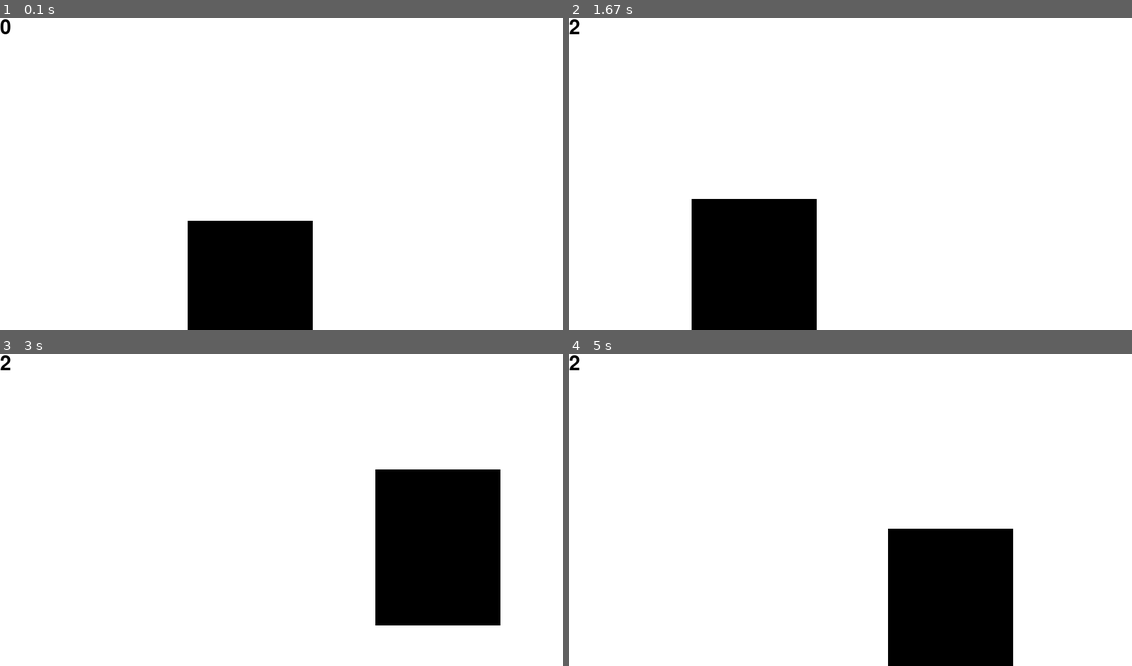
Above: before the commit, frames 1-4 (two rows, left to right).
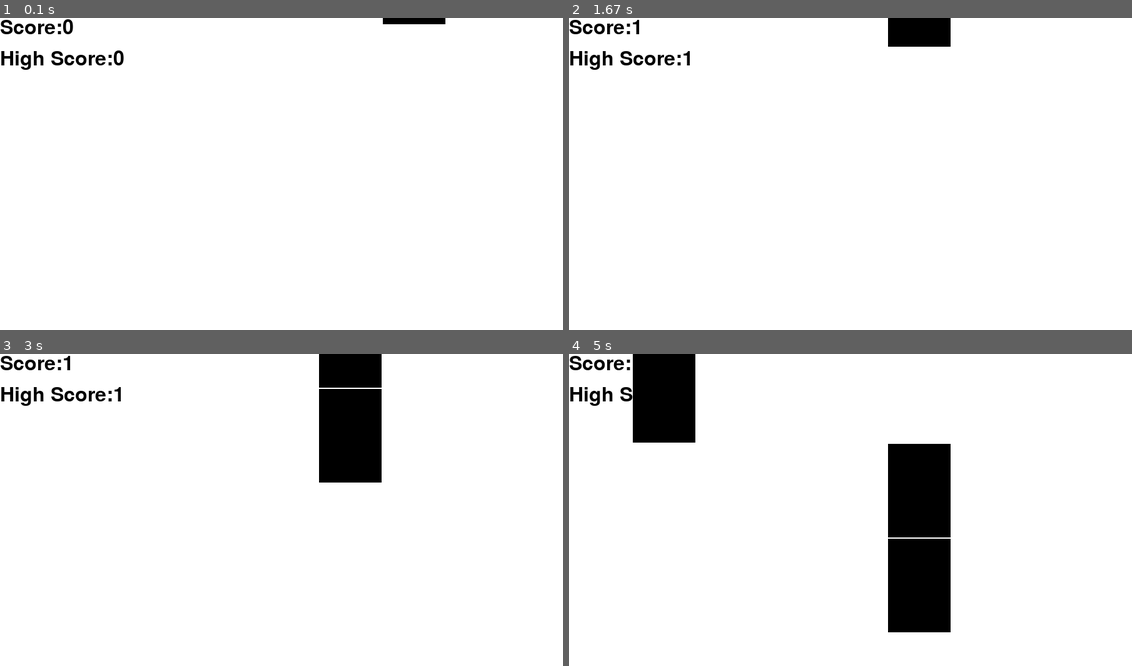
Above: after the commit, the same moments.

Repository: HarleyReimels/Py-Game-Auto-Clicker
Game: pygame game, started from main.py
Two runs of this game, one before a commit and one after it. Both use one fixed random seed, a clock stepped at 60 frames per second and the inputs below.
Inputs (mouse positions are in pixels of both pictures, inside the frame that each line leads up to):
- Up to frame 1 (0.1 s): no input
- Up to frame 2 (1.67 s): click (850, 174) at 0.38 s; click (985, 42) at 0.72 s
- Up to frame 3 (3 s): no input
- Up to frame 4 (5 s): no input

The runs differ from the first frame. In frame 1, 8.8% of the frame differs, in the area x 0-80%, y 0-100%; in frame 2, 11%; in frame 3, 16%, in the area x 0-89%, y 0-87%; in frame 4, 13%.

Commit message:
Added rectangle class

Diff:
--- /dev/null
+++ b/black_rect.py
@@ -0,0 +1,21 @@
+import pygame
+import random
+pygame.init()
+
+
+
+class Black_Rect(pygame.sprite.Sprite):
+
+    def __init__(self, velocity, x , y,Width, Height, Screen,):
+        super().__init__()
+        self.clicked = False
+        self.x = x
+        self.y = y
+        self.velocity = velocity
+        self.true_rect = pygame.Surface((Width, Height))
+        self.black_rect = pygame.Rect(0,0, Width, Height)
+
+
+    def collide_check(self, mouse_pos):
+        self.black_rect.topleft = self.x, self.y
+        return self.black_rect.collidepoint(mouse_pos)
--- a/main.py
+++ b/main.py
@@ -1,6 +1,7 @@
 import pygame
 import os
 import random
+from black_rect import Black_Rect
 pygame.init()
 
 # Screen size
@@ -13,59 +14,116 @@
 # Controls how many times the game updates a second
 FPS = 60
 # How fast an item will be moving
-VEL = 5
+VEL = 2
 # Size of the blocks
-BLOCK_WIDTH, BLOCK_HEIGHT = 200, 250
+BLOCK_WIDTH, BLOCK_HEIGHT = 100, 150
+STARTING_Y = BLOCK_HEIGHT * -1
 
 # Title
 pygame.display.set_caption("First Game")
 font = pygame.font.Font('freesansbold.ttf', 32)
+
 true_rect = pygame.Surface((BLOCK_WIDTH, BLOCK_HEIGHT))
 
-def draw(my_rect, score):
+def draw(all_rects, score, hi_score):
 
-    score = font.render(str(score), True, BLACK, WHITE)
+
+    # Sets the font, and colors for score
+    score = font.render(f"Score:{str(score)}", True, BLACK, WHITE)
     score_rect = score.get_rect()
+
+    hi_score = font.render(f"High Score:{str(hi_score)}", True, BLACK, WHITE)
+    hi_score_rect = hi_score.get_rect()
+    hi_score_rect.y = 50
+
     # Set background color
     WIN.fill(WHITE)
     WIN.blit(score, score_rect)
+    WIN.blit(hi_score, hi_score_rect)
+
     # Draw the image to screen
-    WIN.blit(true_rect, (my_rect.x, my_rect.y))
+    for rect in all_rects:
+        # Only draw if it has not yet been clicked
+        if rect.clicked == False:
+            WIN.blit(rect.true_rect, (rect.x, rect.y))
+
     # Update the screen
     pygame.display.update()
 
+# Generates Random X position
+def rand_x():
+
+    return random.randrange(0, 900,102)
 
 def main():
+
     # Create a rectangle object
-    black_rect = pygame.Rect(300,300, BLOCK_WIDTH, BLOCK_HEIGHT)
+    black_rect_0 = Black_Rect(VEL, rand_x(), STARTING_Y, BLOCK_WIDTH, BLOCK_HEIGHT, WIN)
+    black_rect_1 = Black_Rect(VEL, rand_x(), black_rect_0.y - BLOCK_HEIGHT -2, BLOCK_WIDTH, BLOCK_HEIGHT, WIN)
+    black_rect_2 = Black_Rect(VEL, rand_x(), black_rect_1.y - BLOCK_HEIGHT -2, BLOCK_WIDTH, BLOCK_HEIGHT, WIN)
+    black_rect_3 = Black_Rect(VEL, rand_x(), black_rect_2.y - BLOCK_HEIGHT-2, BLOCK_WIDTH, BLOCK_HEIGHT, WIN)
+    black_rect_4 = Black_Rect(VEL, rand_x(), black_rect_3.y - BLOCK_HEIGHT -2, BLOCK_WIDTH, BLOCK_HEIGHT, WIN)
+    black_rect_5 = Black_Rect(VEL, rand_x(), black_rect_4.y - BLOCK_HEIGHT -2, BLOCK_WIDTH, BLOCK_HEIGHT, WIN)
+    all_rects = [black_rect_0, black_rect_1, black_rect_2, black_rect_3, black_rect_4, black_rect_5]
     # Controlls Score
     score = 0
+    hi_score = 0
     # Clock object
     clock = pygame.time.Clock()
     # Game control variable
     run = True
-
+    clicked = False
     # Game loop
     while run:
         # Clock controls the framerate
         clock.tick(FPS)
 
-        # Tracks which keys are being pressed
-        keys_pressed = pygame.key.get_pressed()
-
         # Checks if game is closed
         for event in pygame.event.get():
             if event.type == pygame.QUIT:
                 run = False
+
+            # If black rectangle is clicked, increment score
+            # Resetting the rectangle to the top, should try destroying it
             if event.type == pygame.MOUSEBUTTONDOWN:
-                score += 1
+                mouse_pos = pygame.mouse.get_pos()
+                print(mouse_pos)
 
-        black_rect.y += VEL
+                # Every rectangle in all rects
+                for rect in all_rects:
+                    # If a successful mouseclick and has not already been clicked
+                    if rect.collide_check(mouse_pos) and rect.clicked == False:
+                        # Increment Score
+                        score += 1
+                        # Change clicked to True
+                        rect.clicked = True
 
-        if black_rect.y > HEIGHT:
-            black_rect.y = 0
-            black_rect.x = random.randint(100,700)
-        draw(black_rect, score)
+
+       # For every rectangle in all_rects
+        for rect in all_rects:
+            # Rate at which the block falls
+            rect.y += rect.velocity
+
+            # If the black square reaches the bottom of the screen
+            if rect.y > HEIGHT:
+                # A block was failed to be clicked
+                if rect.clicked == False:
+                    score = 0
+                # Randomize its x position
+                rect.x = rand_x()
+                # Send it above the screen
+                rect.y = STARTING_Y
+                # Make it Clickable
+                rect.clicked = False
+
+                # Below is challange mode
+                # rect.velocity += 1
+
+        if score > hi_score:
+            hi_score = score
+        # Draw score and all rectangles
+        draw(all_rects, score, hi_score)
+
     pygame.quit()
 
 
